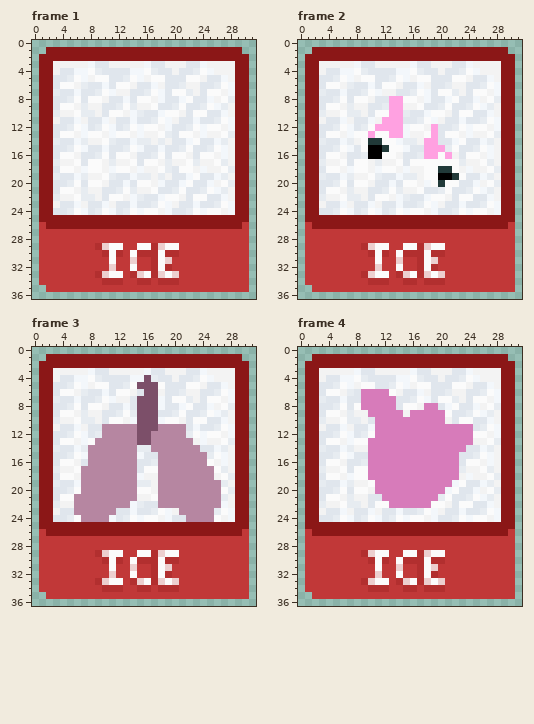
A pixel-art file gets an edit: Assets/Assets/Sprites/Aseprite/IceBox.aseprite. Above, as it was before the edit.
32x37 pixels, 5 frames. Colours within 5 levels of each other are drawn and written as one. Shown: frame 1, frame 2, frame 3, frame 4. The commit also changed other frames, which this record leaves out.
The same view after the edit:
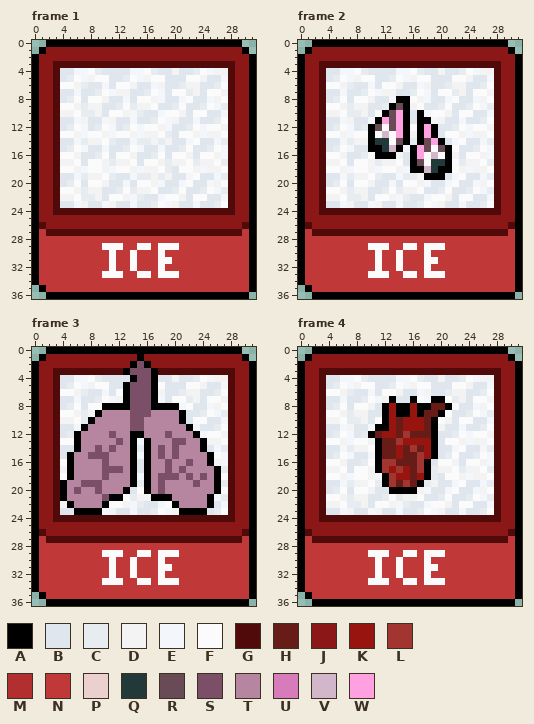
Palette (. is transparent): A #000000  B #e0e6ed  C #e7ecf1  D #f3f3f3  E #f3f7fb  F #fbfbfb  G #510a0a  H #681c17  J #8b1717  K #97150e  L #a23530  M #b22f2f  N #c13838  P #eccfcf  Q #213a39  R #684b55  S #7c4f69  T #b686a1  U #d77bba  V #d1b7c9  W #ffa1e1
From old to new:
Changed rows in their new state; - is an unchanged pixel.
Frame 1, layers "Layer 5", "Layer 1":
first column x 0:
 0 --AAAAAAAAAAAAAAAAAAAAAAAAAAAA--
 1 -A----------------------------A-
 2 A------------------------------A
 3 A--GGGGGGGGGGGGGGGGGGGGGGGGGG--A
 4 A--G------------------------G--A
 5 A--G------------------------G--A
 6 A--G------------------------G--A
 7 A--G------------------------G--A
 8 A--G------------------------G--A
 9 A--G------------------------G--A
10 A--G------------------------G--A
11 A--G------------------------G--A
12 A--G------------------------G--A
13 A--G------------------------G--A
14 A--G------------------------G--A
15 A--G------------------------G--A
16 A--G------------------------G--A
17 A--G------------------------G--A
18 A--G------------------------G--A
19 A--G------------------------G--A
20 A--G------------------------G--A
21 A--G------------------------G--A
22 A--G------------------------G--A
23 A--G------------------------G--A
24 A--GGGGGGGGGGGGGGGGGGGGGGGGGG--A
25 A------------------------------A
26 AG----------------------------GA
27 A-GGGGGGGGGGGGGGGGGGGGGGGGGGGG-A
28 A------------------------------A
29 A--------NF------NF------------A
30 A---------N-N--NNN-NN----------A
31 A-------------F--N-F-----------A
32 A----------F-----N-N-----------A
33 A--------NF---NF-NF-F----------A
34 A---------NNN--NN-NNN----------A
35 -A-----------------------------A
36 --AAAAAAAAAAAAAAAAAAAAAAAAAAAAA-
Frame 2, layers "Layer 4", "Layer 5", "Layer 1":
first column x 0:
 0 --AAAAAAAAAAAAAAAAAAAAAAAAAAAA--
 1 -A----------------------------A-
 2 A------------------------------A
 3 A--GGGGGGGGGGGGGGGGGGGGGGGGGG--A
 4 A--G------------------------G--A
 5 A--G------------------------G--A
 6 A--G------------------------G--A
 7 A--G------------------------G--A
 8 A--G---------EAA------------G--A
 9 A--G---------ARA------------G--A
10 A--G--------AR-A-A----------G--A
11 A--G-------A-R-A-AA---------G--A
12 A--G------ARFR-A-AWA--------G--A
13 A--G------A-VF-A-AWA--------G--A
14 A--G-----DA-Q-RA-AR-A-------G--A
15 A--G-----B---VA-AWRFRA------G--A
16 A--G------F-AA--AWFV-A------G--A
17 A--G------------AR-QQA------G--A
18 A--G------------AAVQAA------G--A
19 A--G--------------AA-BE-----G--A
20 A--G---------------BBE------G--A
21 A--G------------------------G--A
22 A--G------------------------G--A
23 A--G------------------------G--A
24 A--GGGGGGGGGGGGGGGGGGGGGGGGGG--A
25 A------------------------------A
26 AG----------------------------GA
27 A-GGGGGGGGGGGGGGGGGGGGGGGGGGGG-A
28 A------------------------------A
29 A--------NF------NF------------A
30 A---------N-N--NNN-NN----------A
31 A-------------F--N-F-----------A
32 A----------F-----N-N-----------A
33 A--------NF---NF-NF-F----------A
34 A---------NNN--NN-NNN----------A
35 -A-----------------------------A
36 --AAAAAAAAAAAAAAAAAAAAAAAAAAAAA-
Frame 3, layers "Layer 4", "Layer 5", "Layer 1":
first column x 0:
 0 --AAAAAAAAAAAAAAAAAAAAAAAAAAAA--
 1 -A-------------A--------------A-
 2 A-------------ASA--------------A
 3 A--GGGGGGGGGGASSSAGGGGGGGGGGG--A
 4 A--G----------AS-A----------G--A
 5 A--G---------AS--A----------G--A
 6 A--G---------ASS-A----------G--A
 7 A--G---------AS--A----------G--A
 8 A--G------AAAAS--AAAA-------G--A
 9 A--G-----ATTTTS--TTTTA------G--A
10 A--G----ATTTTTS-TTTTTA------G--A
11 A--G---ATT----S-TT----A-----G--A
12 A--G--ATTT-S--AAT--S--TA----G--A
13 A--G--ATT---S-AEA---SS-TA---G--A
14 A--G--AT-S-S--A-A-S-S---A---G--A
15 A--G-ATTSSS---A-ATS-S----A--G--A
16 A--G-ATT--S---A-AT-S--S--A--G--A
17 A--G-AT---SSS-A-AT-S-S----A-G--A
18 A--G-AT---S---A-ATSSS-S-S-A-G--A
19 A--GATTSSS----A-ATS----S--A-G--A
20 A--GATS--S---AB-ATS-------A-G--A
21 A--GAT----SAAFC--AAA-----AE-G--A
22 A--G-A----AFFD----EFA----AB-G--A
23 A--G--AAAAED---------AAAAB--G--A
24 A--GGGGGGGGGGGGGGGGGGGGGGGGGG--A
25 A------------------------------A
26 AG----------------------------GA
27 A-GGGGGGGGGGGGGGGGGGGGGGGGGGGG-A
28 A------------------------------A
29 A--------NF------NF------------A
30 A---------N-N--NNN-NN----------A
31 A-------------F--N-F-----------A
32 A----------F-----N-N-----------A
33 A--------NF---NF-NF-F----------A
34 A---------NNN--NN-NNN----------A
35 -A-----------------------------A
36 --AAAAAAAAAAAAAAAAAAAAAAAAAAAAA-
Frame 4, layers "Layer 4", "Layer 5", "Layer 1":
first column x 0:
 0 --AAAAAAAAAAAAAAAAAAAAAAAAAAAA--
 1 -A----------------------------A-
 2 A------------------------------A
 3 A--GGGGGGGGGGGGGGGGGGGGGGGGGG--A
 4 A--G------------------------G--A
 5 A--G------------------------G--A
 6 A--G-----BEBF---------------G--A
 7 A--G-----CFEDA--A--AA-------G--A
 8 A--G-----FDBAKAAKAAHHA------G--A
 9 A--G------BBAKAAKAHHA-------G--A
10 A--G-------FAKHKKKHAF-------G--A
11 A--G-------AAKHKKKHADBBEB---G--A
12 A--G------AHKKHLHHHABBCFE---G--A
13 A--G------DAHHLKKKKABFFDE---G--A
14 A--G------FAHHKHLHKABBEF----G--A
15 A--G------EAHHKHHLKABCF-----G--A
16 A--G------FALLHHHLABFFD-----G--A
17 A--G------DALKLKHLACDDF-----G--A
18 A--G------DEALKKHKACBFF-----G--A
19 A--G-------CALHLHACDBB------G--A
20 A--G-------BBAAAADEBB-------G--A
21 A--G--------CFCDDFBB--------G--A
22 A--G---------DECBBE---------G--A
23 A--G------------------------G--A
24 A--GGGGGGGGGGGGGGGGGGGGGGGGGG--A
25 A------------------------------A
26 AG----------------------------GA
27 A-GGGGGGGGGGGGGGGGGGGGGGGGGGGG-A
28 A------------------------------A
29 A--------NF------NF------------A
30 A---------N-N--NNN-NN----------A
31 A-------------F--N-F-----------A
32 A----------F-----N-N-----------A
33 A--------NF---NF-NF-F----------A
34 A---------NNN--NN-NNN----------A
35 -A-----------------------------A
36 --AAAAAAAAAAAAAAAAAAAAAAAAAAAAA-
